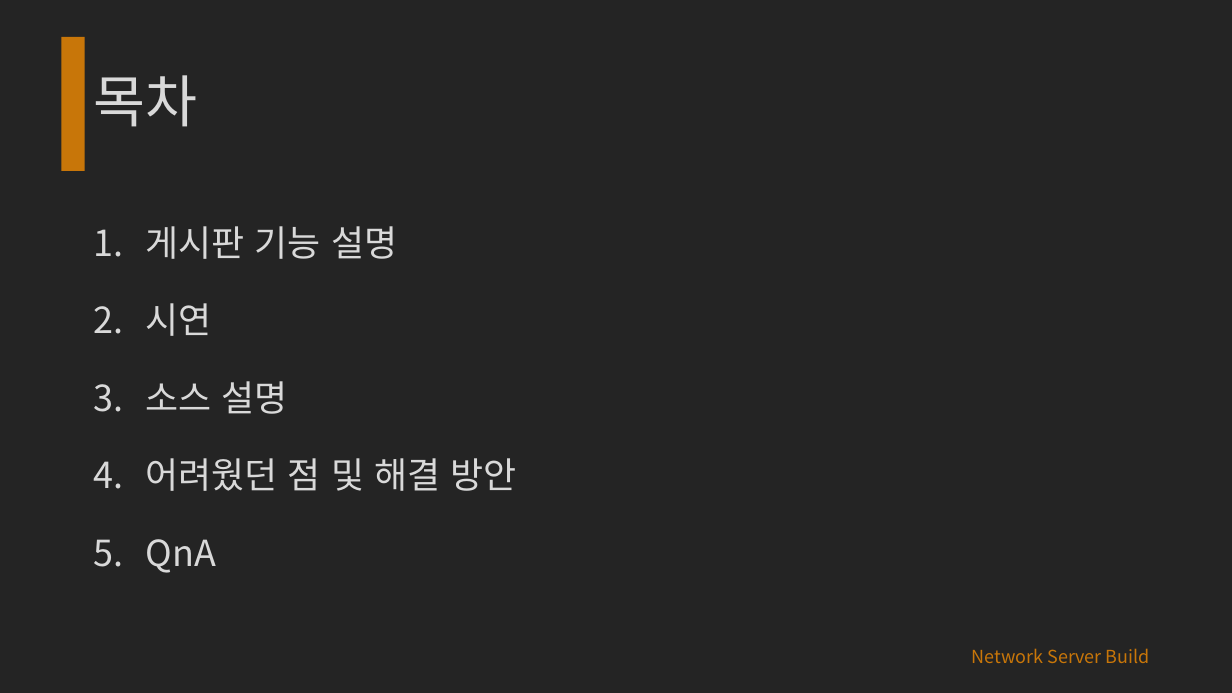
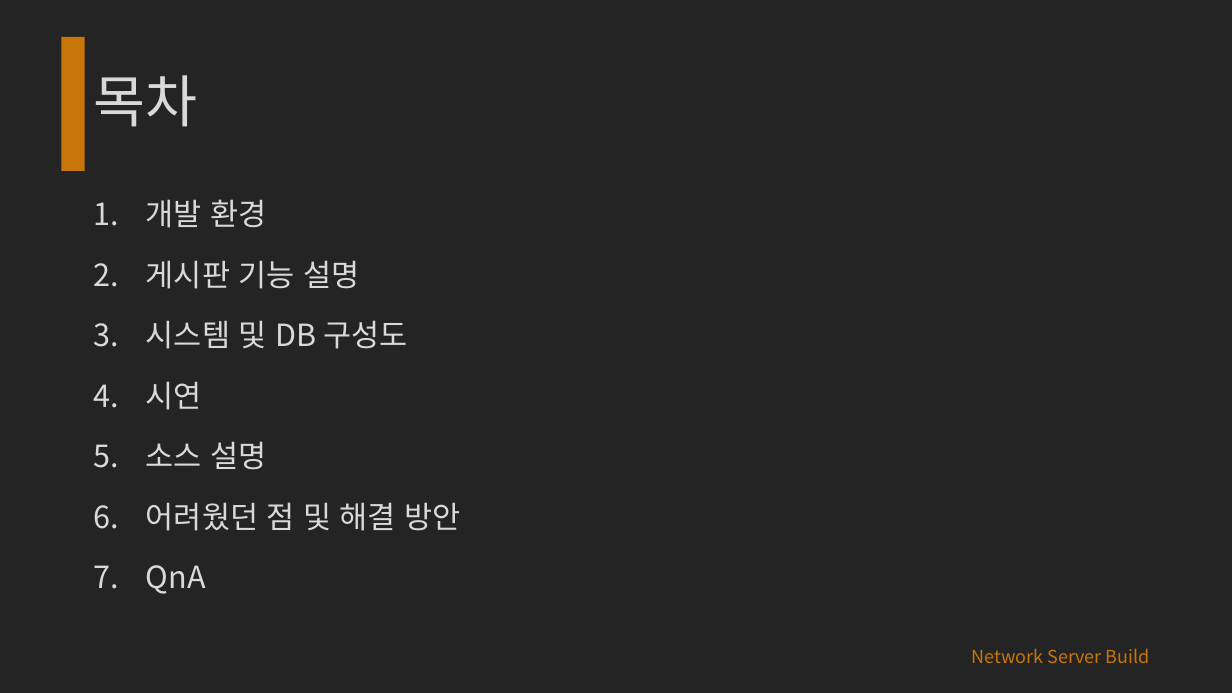
Before and after one commit to al0214/Spring, a slide deck: slide 2 of 게시판 발표 자료/게시판-개발.pptx. Drawn at 1232x693 pixels with LibreOffice and Linux fonts; fonts in the diff are those of the drawing; background and template pictures are left out. Boxes give left, top, right and bottom in pixels: in the first picture for what was removed or moved away, otherwise in the second. Text is boxed around its words. In the diff, an @@ line names an element or a change of style, - is before the commit and + after.

```diff
--- a/게시판 발표 자료/게시판-개발.pptx
+++ b/게시판 발표 자료/게시판-개발.pptx
@@ text "개발 환경": place and size @@
-text "개발 환경" at [146, 226, 516, 573]
+text "개발 환경" at [146, 199, 461, 594]
@@ text at [146, 199, 267, 228]: paragraph added @@
+1. 개발 환경
@@ text at [146, 260, 461, 594]: size 28 to 23.8 pt in "게시판 기능 설명", "시연", "소스 설명", "어려웠던 점 및 해결 방안" and 1 more places; line spacing 1.5 to 1.3 @@
@@ text at [146, 320, 407, 349]: paragraph added @@
+3. 시스템 및 DB 구성도
```
Also in this commit, not shown: 2 other slides changed, 2 slides added, 1 other file.
